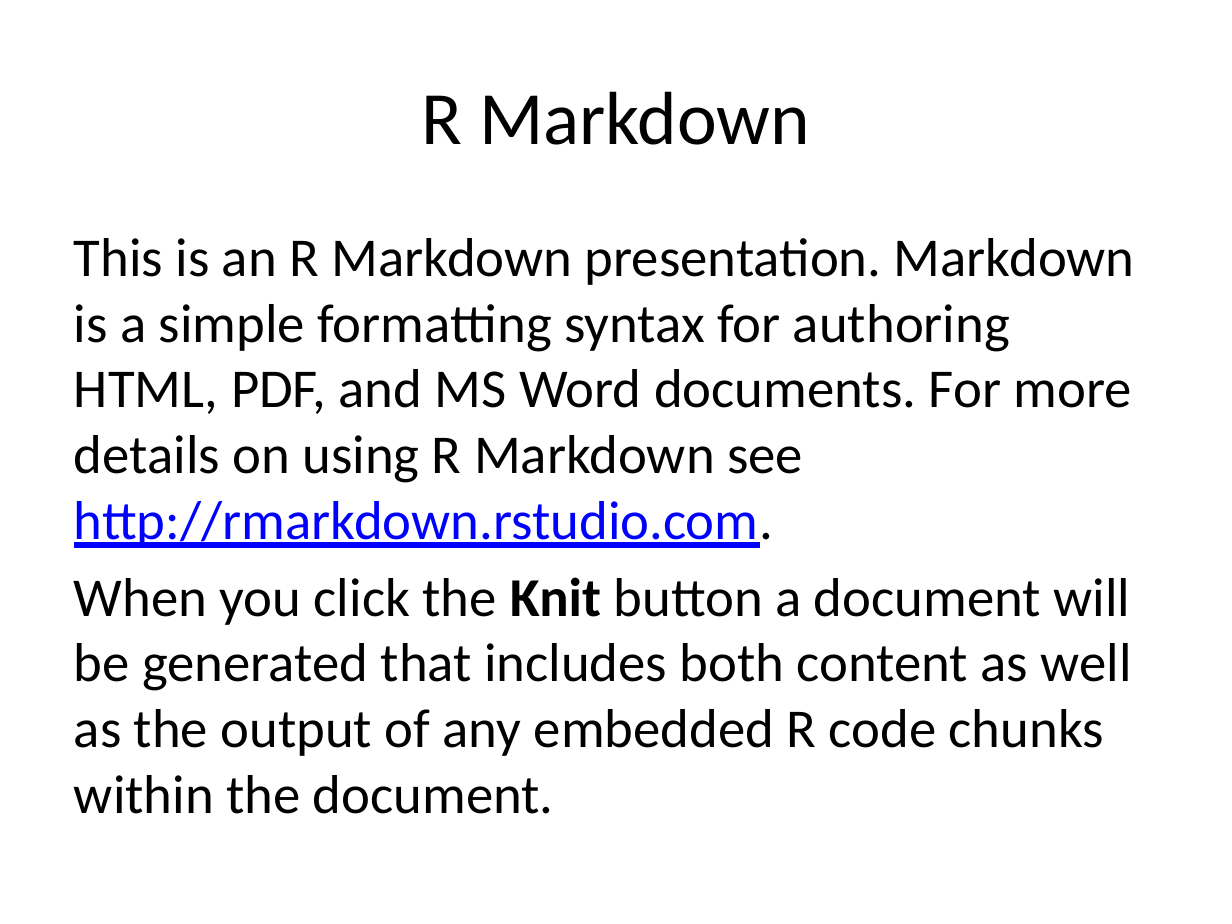
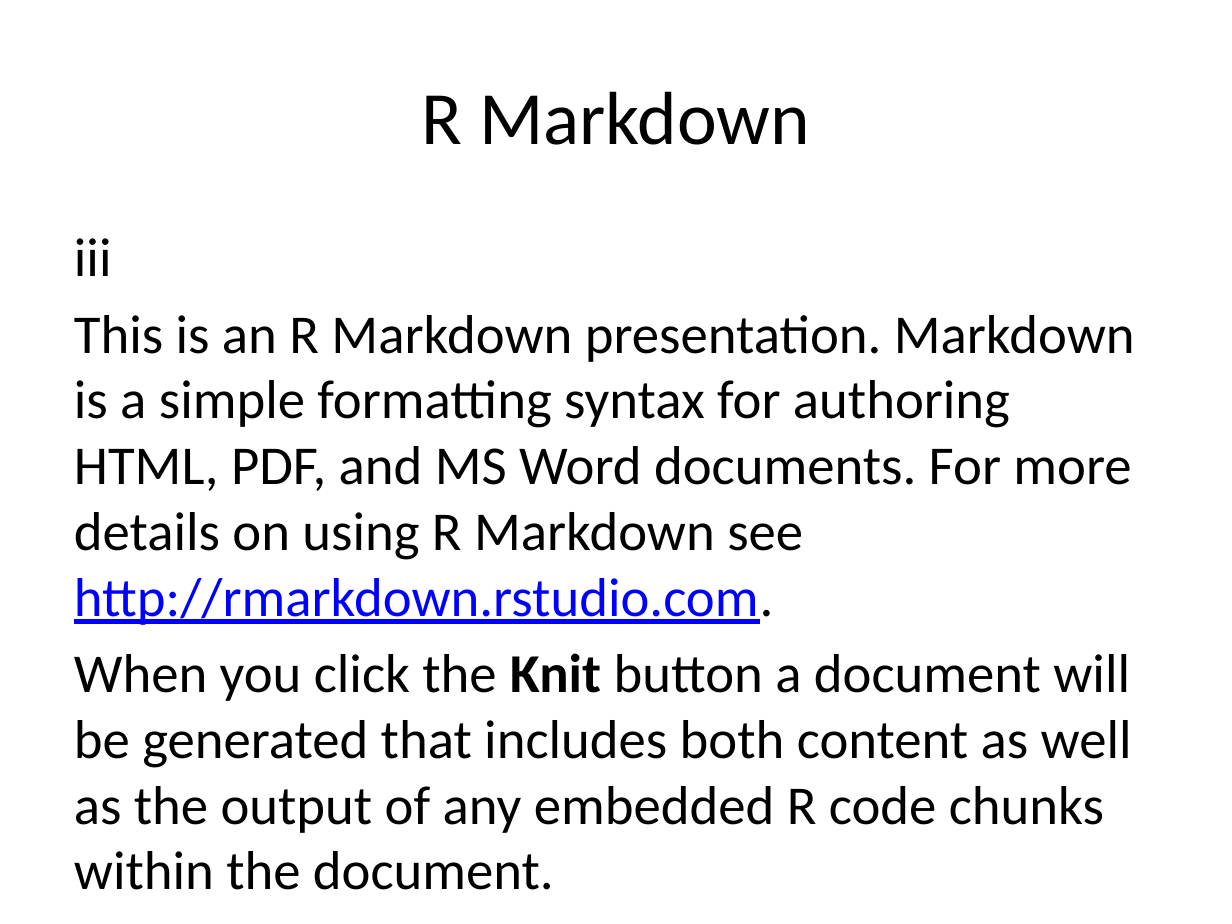
Before and after one commit to STA198F2021/save-the-best-for-last, a slide deck: slide 2 of Powerpoint-presentation.pptx. Drawn at 1232x924 pixels with LibreOffice and Linux fonts; fonts in the diff are those of the drawing. Boxes give left, top, right and bottom in pixels: in the first picture for what was removed or moved away, otherwise in the second. Text is boxed around its words. In the diff, an @@ line names an element or a change of style, - is before the commit and + after.

```diff
--- a/Powerpoint-presentation.pptx
+++ b/Powerpoint-presentation.pptx
@@ text at box(74, 238, 112, 276): paragraph added @@
+iii
```
Also in this commit, not shown: 1 other file.
